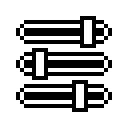
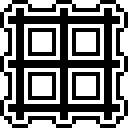
Layer changes from the first 128 x 128 image to the second:
hid "settings" over [16, 16, 112, 112]
added layer "Pasted Layer" above "canvas grid" over [88, 0, 128, 128]
added layer "canvas grid" above "Background" over [0, 0, 88, 128]
